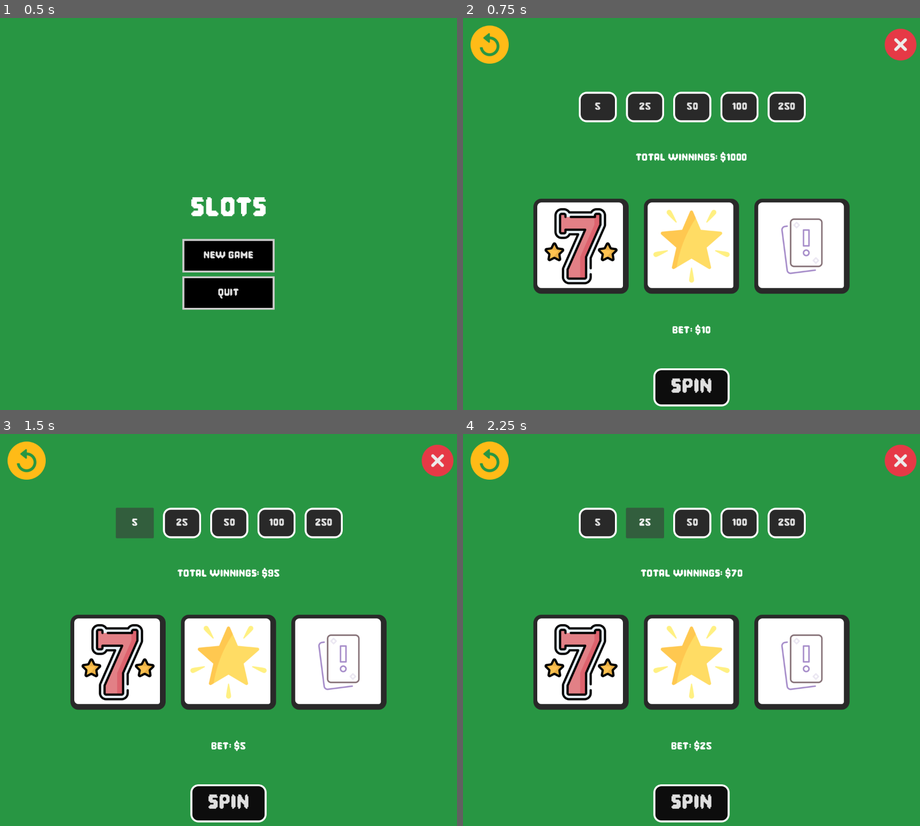
Above: before the commit, frames 1-4 (two rows, left to right).
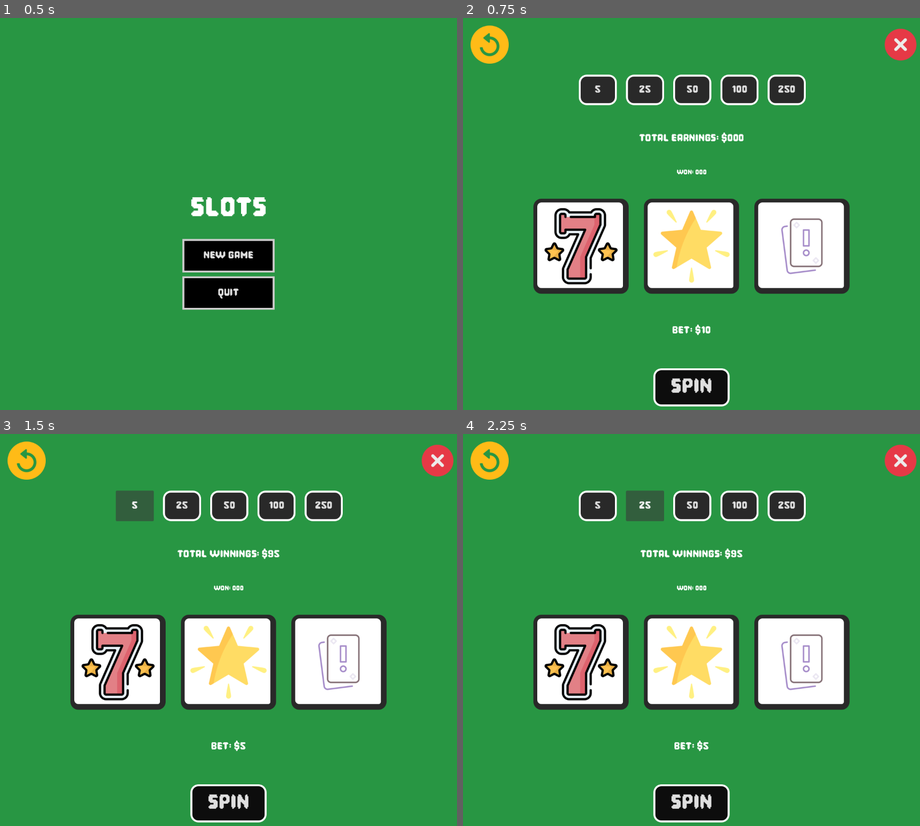
Above: after the commit, the same moments.

Repository: ankit-suman-07/GODOT_Slots
Game: Godot game, scene res://scenes/main_menu.tscn
Two runs of this game, one before a commit and one after it. Both use one fixed random seed, a clock stepped at 60 frames per second and the inputs below.
Inputs:
- Up to frame 1 (0.5 s): no input
- Up to frame 2 (0.75 s): click "New Game" at 0.5 s
- Up to frame 3 (1.5 s): click "5" at 1.25 s
- Up to frame 4 (2.25 s): click "25" at 2 s

Frame 1 is identical in both runs. In frame 2, 4.9% of the frame differs, in the area x 25-75%, y 14-40%; in frame 3, 4.7%; in frame 4, 4.9%, in the area x 25-75%, y 14-81%.

Commit message:
Implement spin logic

Diff:
--- a/scenes/game_screen.tscn
+++ b/scenes/game_screen.tscn
@@ -140,9 +140,9 @@
 anchor_left = 0.5
 anchor_right = 0.5
 offset_left = -603.0
-offset_top = 194.0
+offset_top = 149.0
 offset_right = 607.0
-offset_bottom = 274.0
+offset_bottom = 229.0
 grow_horizontal = 2
 theme_override_constants/separation = 24
 alignment = 1
@@ -228,12 +228,25 @@
 layout_mode = 1
 anchors_preset = 10
 anchor_right = 1.0
-offset_top = 308.0
-offset_bottom = 429.0
-grow_horizontal = 2
-theme_override_fonts/font = ExtResource("5_dthvl")
-theme_override_font_sizes/font_size = 36
-text = "Total Winnings: $1000"
+offset_top = 257.0
+offset_bottom = 378.0
+grow_horizontal = 2
+theme_override_fonts/font = ExtResource("5_dthvl")
+theme_override_font_sizes/font_size = 36
+text = "Total Earnings: $000"
+horizontal_alignment = 1
+vertical_alignment = 1
+
+[node name="RoundWinning" type="Label" parent="." unique_id=1277978215]
+layout_mode = 1
+anchors_preset = 10
+anchor_right = 1.0
+offset_top = 374.0
+offset_bottom = 440.0
+grow_horizontal = 2
+theme_override_fonts/font = ExtResource("5_dthvl")
+theme_override_font_sizes/font_size = 24
+text = "WON: 000"
 horizontal_alignment = 1
 vertical_alignment = 1
 
--- a/scripts/game_screen.gd
+++ b/scripts/game_screen.gd
@@ -7,6 +7,7 @@
 @onready var right_slot = $CenterContainer/HBoxContainer/ThirdPanel/right
 
 @onready var winnings_label = $WinningsLabel
+@onready var round_winning_label = $RoundWinning
 @onready var bet_label = $BetLabel
 
 const SEVEN = preload("res://assets/seven.png")
@@ -26,14 +27,16 @@
 ]
 
 const MULTIPLIER = [25, 15, 10, 5, 2, 1]
-var WEIGHTS = PackedFloat32Array([1, 3, 4, 6, 8, 3])
+var WEIGHTS = PackedFloat32Array([2, 2, 4, 4, 2, 3])
 var bet = 0
 var total_earned = 100
+var round_winning = 0
+var spin = false
+var bet_put = false
 
 # Called when the node enters the scene tree for the first time.
 func _ready() -> void:
 	rng.randomize()
-
 
 # Called every frame. 'delta' is the elapsed time since the previous frame.
 func _process(delta: float) -> void:
@@ -45,69 +48,118 @@
 	var mid_index = rng.rand_weighted(WEIGHTS)
 	var right_index = rng.rand_weighted(WEIGHTS)
 
+	#var left_index = 5
+	#var mid_index = 5
+	#var right_index = 5
+
 	update_slots(left_index, mid_index, right_index)
 	#check_slots(left_index, mid_index, right_index)
-
+	update_winning(left_index, mid_index, right_index)
 
 func update_slots(left, mid, right):
 	left_slot.texture = SLOT_TEXTURES[left]
 	mid_slot.texture = SLOT_TEXTURES[mid]
 	right_slot.texture = SLOT_TEXTURES[right]
 
+func _on_spin_btn_pressed() -> void:
+	round_winning = 0
+	if spin:
+		print("Spinning")
+		spin = false
+		bet_put = false
+		spin_slot()
 
+func update_winning(left, mid, right):
+	if left == right and left == mid and left == 5:
+		print("Spin Again !!!!!!")
+		round_winning_label.text = "Spin Again"
+		spin = true
+	# All 3 match → full payout
+	elif left == mid and mid == right:
+		round_winning = bet * MULTIPLIER[left]
+		round_winning_label.text = "You won: " + str(round_winning)
+		total_earned += round_winning
+		return
 
+	# Any 2 match → 50% payout
+	elif left == mid or left == right or mid == right:
+		if left == mid and right == 5:
+			round_winning = bet * MULTIPLIER[left]
+		elif left == right and mid == 5:
+			round_winning = bet * MULTIPLIER[left]
+		elif right == mid and left == 5:
+			round_winning = bet * MULTIPLIER[right]
+		else:
+			round_winning = bet * MULTIPLIER[left] * 0.5
+		round_winning_label.text = "You won: " + str(round_winning)
+	elif mid == right:
+		round_winning = bet * MULTIPLIER[mid] * 0.5
+		round_winning_label.text = "You won: " + str(round_winning)
 
-func _on_spin_btn_pressed() -> void:
-	spin_slot()
-
-
-func update_winning():
-	pass
+	total_earned += round_winning
+	update_amount_label()
 
 func update_amount_label():
 	winnings_label.text = "Total Winnings: $" + str(total_earned)
 
 
 func _on_bet_5_pressed() -> void:
-	total_earned -= 5
-	update_amount_label()
-	bet_label.text = "BET: $5"
-	print("5")
-
+	if bet_put:
+		return
+	bet = 5
+	if total_earned - bet >= 0:
+		total_earned -= 5
+		update_amount_label()
+		bet_label.text = "BET: $5"
+		bet_put = true
+		spin = true
 
 func _on_bet_25_pressed() -> void:
-	total_earned -= 25
-	update_amount_label()
-	bet_label.text = "BET: $25"
-	print("25")
-
+	if bet_put:
+		return
+	bet = 25
+	if total_earned - bet >= 0:
+		total_earned -= 25
+		update_amount_label()
+		bet_label.text = "BET: $25"
+		bet_put = true
+		spin = true
 
 func _on_bet_50_pressed() -> void:
-	total_earned -= 50
-	update_amount_label()
-	bet_label.text = "BET: $50"
-	print("50")
-
+	if bet_put:
+		return
+	bet = 50
+	if total_earned - bet >= 0:
+		total_earned -= 50
+		update_amount_label()
+		bet_label.text = "BET: $50"
+		bet_put = true
+		spin = true
 
 func _on_bet_100_pressed() -> void:
-	total_earned -= 100
-	update_amount_label()
-	bet_label.text = "BET: $100"
-	print("100")
-
+	if bet_put:
+		return
+	bet = 100
+	if total_earned - bet >= 0:
+		total_earned -= 100
+		update_amount_label()
+		bet_label.text = "BET: $100"
+		bet_put = true
+		spin = true
 
 func _on_bet_250_pressed() -> void:
-	total_earned -= 250
-	update_amount_label()
-	bet_label.text = "BET: $250"
-	print("250")
-
+	if bet_put:
+		return
+	bet = 250
+	if total_earned - bet >= 0:
+		total_earned -= 250
+		update_amount_label()
+		bet_label.text = "BET: $250"
+		bet_put = true
+		spin = true
 
 func _on_restart_btn_pressed() -> void:
 	get_tree().reload_current_scene()
 
-
-
-
 func _on_close_btn_pressed() -> void:
 	get_tree().change_scene_to_file("res://scenes/main_menu.tscn")
